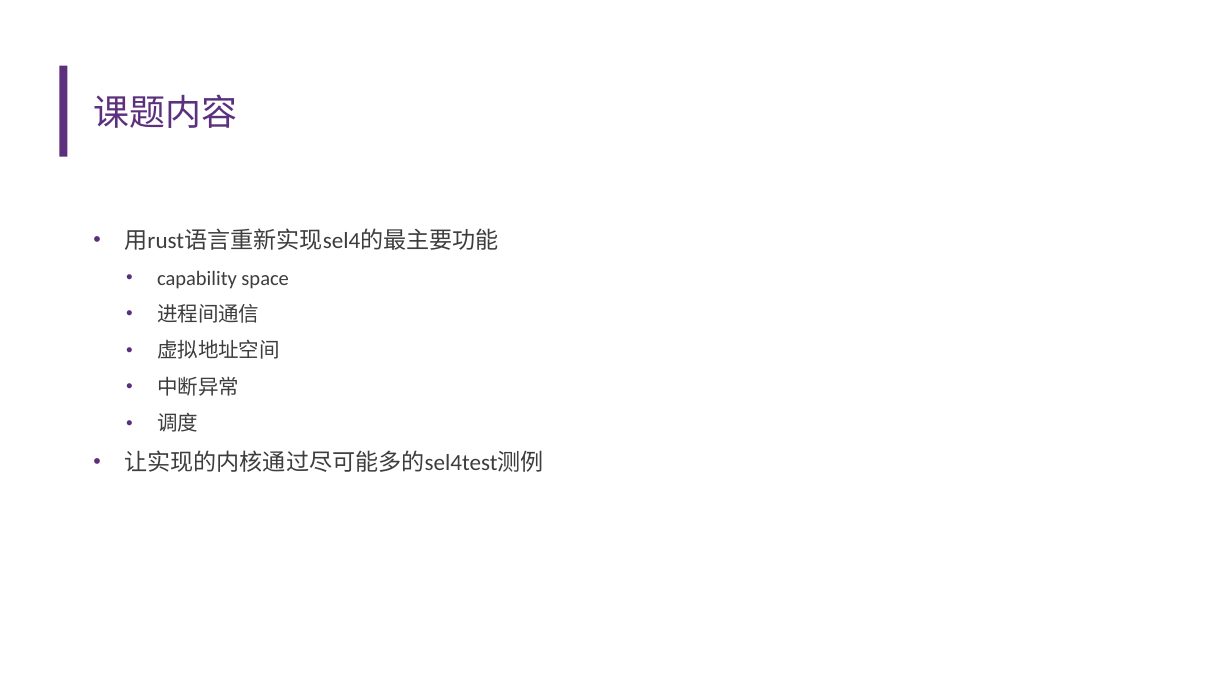
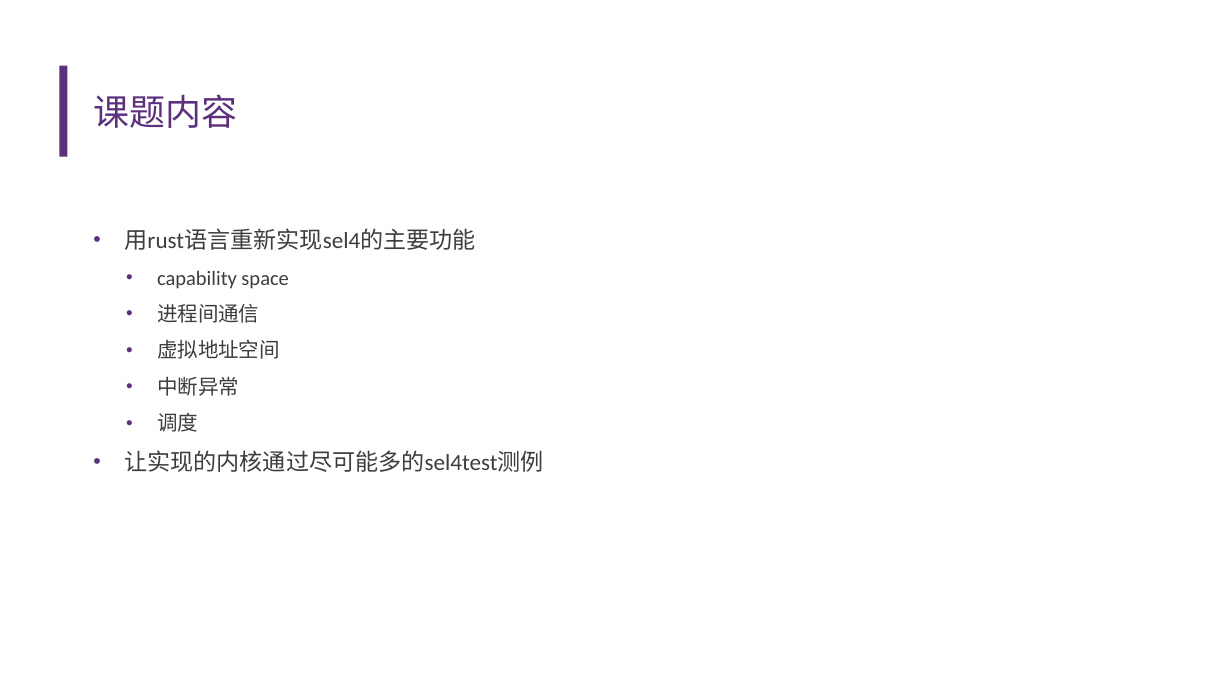
Before and after one commit to llh730/seL4-rust-implement, a slide deck: slide 3 of record/中期答辩——李龙昊.pptx. Drawn at 1232x693 pixels with LibreOffice and Linux fonts; fonts in the diff are those of the drawing; background and template pictures are left out. Boxes give left, top, right and bottom in pixels: in the first picture for what was removed or moved away, otherwise in the second. Text is boxed around its words. In the diff, an @@ line names an element or a change of style, - is before the commit and + after.

```diff
--- a/record/中期答辩——李龙昊.pptx
+++ b/record/中期答辩——李龙昊.pptx
@@ text at box(124, 228, 475, 250): text changed @@
-• 用rust语言重新实现sel4的最主要功能
+• 用rust语言重新实现sel4的主要功能
```
Also in this commit, not shown: 7 other slides changed, 1 slide removed, 9 other files.
